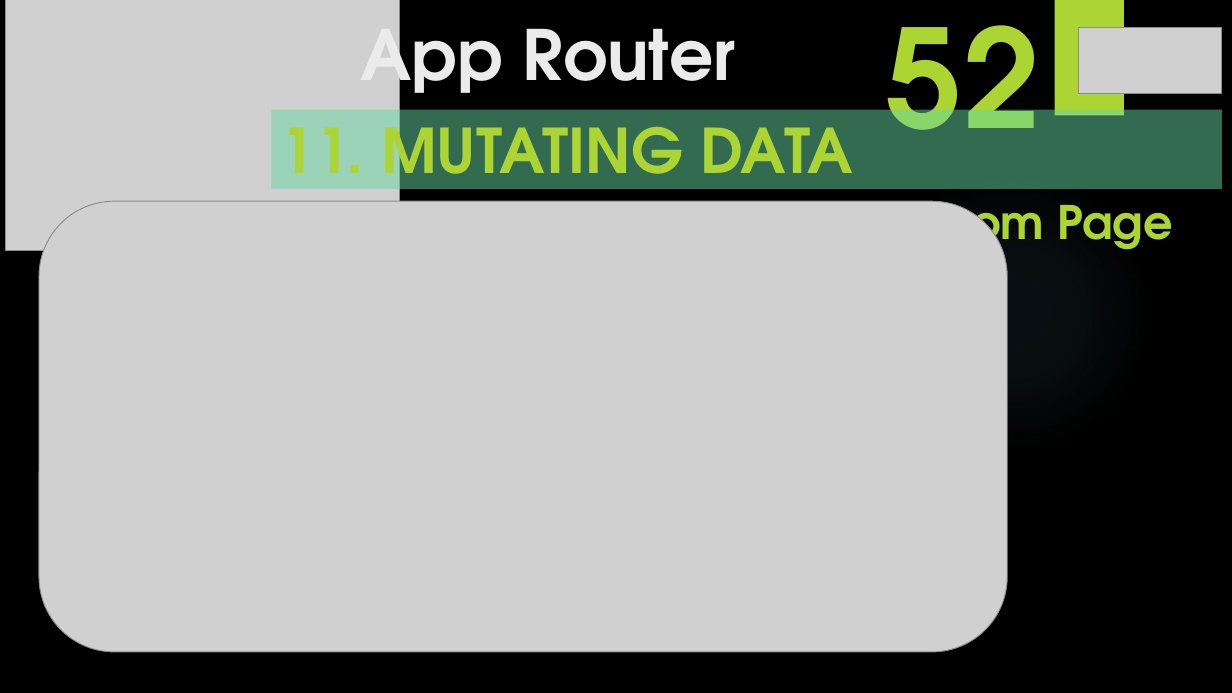
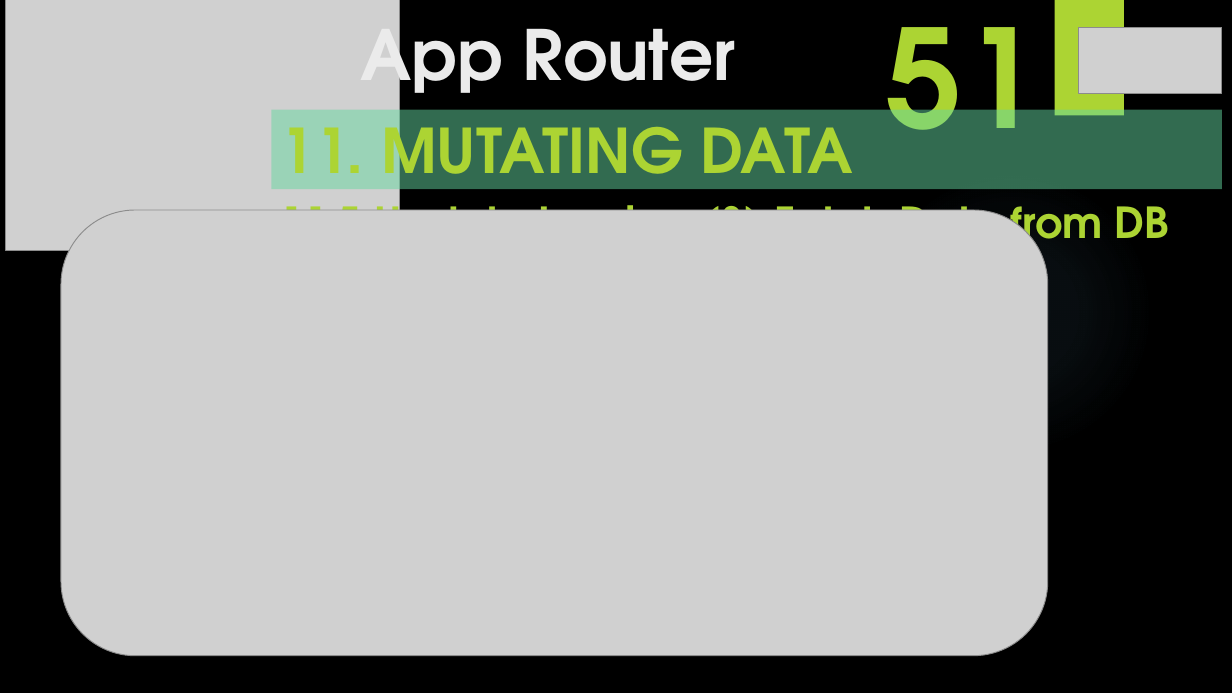
Before and after one commit to yasenstar/learn_javascript, a slide deck: slide 52 of learn_nextjs/2_App_Router/App_Router.pptx (slide 53 before the commit). Drawn at 1232x693 pixels with LibreOffice and Linux fonts; fonts in the diff are those of the drawing; grey boxes stand for pictures; background and template pictures are left out. Boxes give left, top, right and bottom in pixels: in the first picture for what was removed or moved away, otherwise in the second. Text is boxed around its words. In the diff, an @@ line names an element or a change of style, - is before the commit and + after.

```diff
--- a/learn_nextjs/2_App_Router/App_Router.pptx
+++ b/learn_nextjs/2_App_Router/App_Router.pptx
@@ text at <box>887,0,1040,130</box>: text changed @@
-52
+51
@@ text at <box>281,192,1170,256</box>: text changed; size 36 to 33.3 pt @@
-11.5 Update Invoice (3) Read from Page
+11.5 Update Invoice (3) Fetch Data from DB
@@ picture: place and size @@
-picture at <box>39,201,1007,653</box>
+picture at <box>61,210,1048,655</box>
```
Also in this commit, not shown: 3 other slides changed, 2 slides added, 3 other files.
